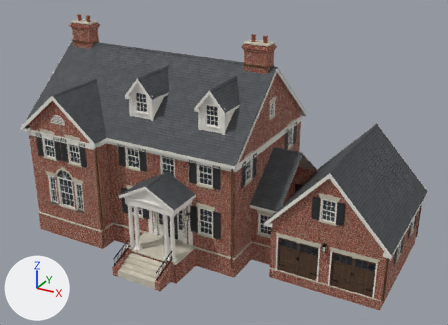
What one commit did to the glTF model models/homes/thompson-house.glb.
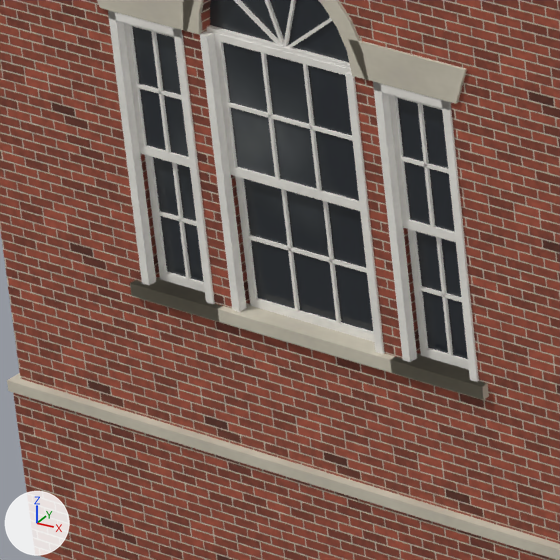
Each version appears first whole from a 50 mm lens placed at (17.93, -32.87, 20.25), pointed at (-0.43, 0.5, 3.56), and next in a close-up on the part from 8% to 21% of the width and 54% to 71% of the height. The axes (+X, +Y, +Z) are drawn at lower left. The lights are the same throughout. The older version's two pictures come first. Vertices at exactly the same position are counted once.

Before the edit, the objects in view are built like this:
```python
me_house = bpy.data.meshes.new('House')
me_house.from_pydata(...)  # 18906 vertices, 24329 faces; spans x -11.3..12.1, y -6.9..9.1, z -0.6..12.7
me_house.materials.append(mat_trim)
me_house.materials.append(mat_glass)  # picture img_th_glass
me_house.materials.append(mat_stone)
me_house.materials.append(mat_shutter)
me_house.materials.append(mat_metal)  # black #17181a
me_house.materials.append(mat_door)
me_house.materials.append(mat_brass)  # brown #a98545
me_house.materials.append(mat_dark)  # black #13110e
me_house.materials.append(mat_brick)
me_house.materials.append(mat_terracotta)  # brown #904e33
me_house.materials.append(mat_copper)  # brown #7b5939
me_house.materials.append(mat_garagedoor)
me_house.materials.append(mat_lampglass)  # pale yellow #eae0c7
ob_house = bpy.data.objects.new('House', me_house)
ob_house.location = (0.0, 0.0, 0.0)
```
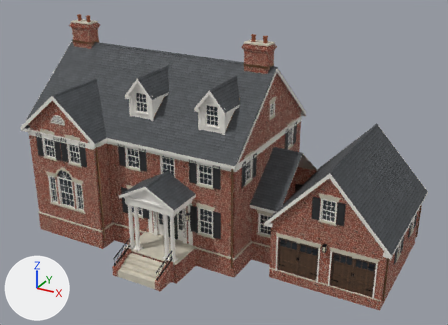
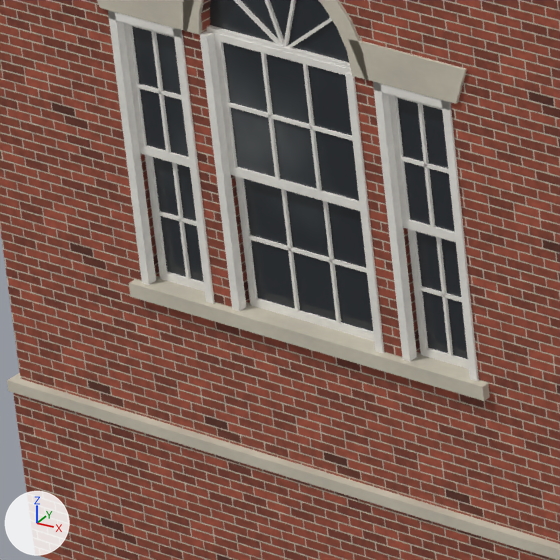
Location of each change, (x1, y1, x2, y2) in pixels of the close-ups (560 x 560 px):
part 1 of me_house, added: after (129, 276, 490, 401)

Patch to the scene script:
```diff
--- a/models/homes/thompson-house.glb.py
+++ b/models/homes/thompson-house.glb.py
@@ me_house @@
 # used by ob_house; location = (0.0, 0.0, 0.0)
-me_house.from_pydata(...)  # 18906 vertices, 24329 faces; spans x -11.3..12.1, y -6.9..9.1, z -0.6..12.7
+me_house.from_pydata(...)  # 18914 vertices, 24333 faces; spans x -11.3..12.1, y -6.9..9.1, z -0.6..12.7
+# me_house part 1: a new loose piece, a box spanning x -9.25..-6.34, y -6.86..-6.7, z 1.62..1.73, in mat_stone
+# other edits to the shape of me_house do not show in these pictures
 me_house.materials.append(mat_trim)
```
